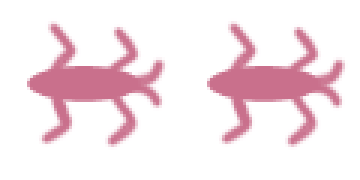
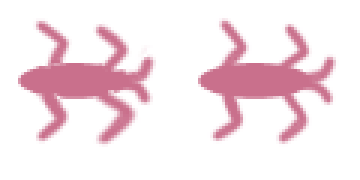
Two versions of the same layered image (w=360, h=180). Layer-by-layer changes:
renamed "Capa 2" to "Capa 4", painted on it over [198, 18, 348, 150]
renamed "Capa 1" to "Capa 3", painted on it over [18, 18, 168, 150]
